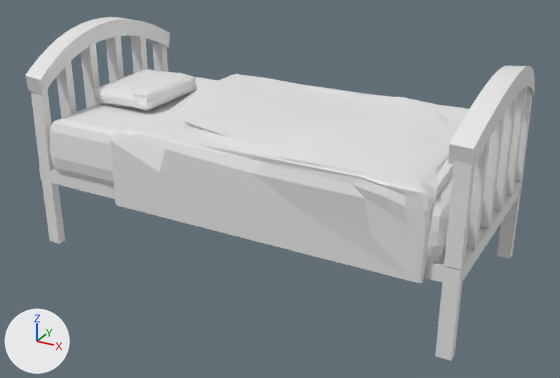
An edit to the FBX model GameJam GameGen/Assets/Models/Cama chico.fbx, drawn before and after from the same camera.
Before and after are seen from a 50 mm lens placed at (0.871, -2.696, 1.349), pointed at (-0.457, -0.281, 0.142). The axes (+X, +Y, +Z) are drawn at lower left. The lights are the same throughout.
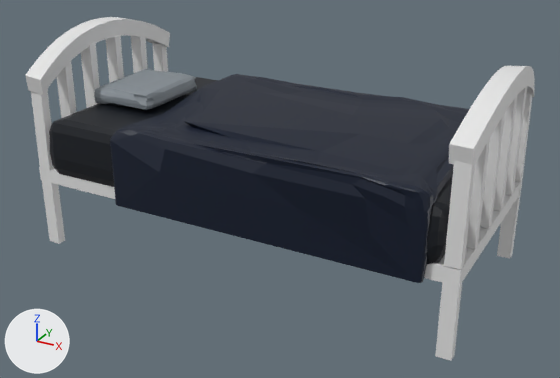
The change, as a list of edits to the scene's bpy script:
```text
Add mat_material_002:
    mat_material_002 = principled_material('Material.002')
    mat_material_002.base_color = (0.000959, 0.00356, 0.00841)  # black #030c17
Add mat_material_003:
    mat_material_003 = principled_material('Material.003')
    mat_material_003.base_color = (0.236, 0.269, 0.297)  # grey #858e94
Add mat_material_001:
    mat_material_001 = principled_material('Material.001')
    mat_material_001.base_color = (0.0, 0.00559, 0.0229)  # black #00112a
Change me_cube_017:
    where me_cube_017.from_pydata(...)  # 1543 vertices, 1540 faces; spans x -1.17..1.18, y -1.12..1.21, z 0.14..5.85
    add me_cube_017.materials.append(mat_material_001)  # black #00112a
Change me_cube_001:
    where me_cube_001.from_pydata(...)  # 96 vertices, 98 faces; spans x -1.17..3.8, y -2.6..1.18, z -1.18..-0.78
    add me_cube_001.materials.append(mat_material_002)  # black #030c17
Change me_cube_018:
    where me_cube_018.from_pydata(...)  # 96 vertices, 98 faces; spans x -1.16..3.81, y -2.6..1.18, z -1.16..-0.78
    add me_cube_018.materials.append(mat_material_003)  # grey #858e94
```

Where the change shows, as pixel boxes [x1, y1, x2, y2] in the pictures (560 x 378 px):
'Cube.009', recoloured (white to black): [110, 74, 469, 283] in both
'Cube', recoloured (white to black): [49, 77, 453, 264] in both
'Cube.008', recoloured (white to grey): [94, 69, 197, 110] in both
